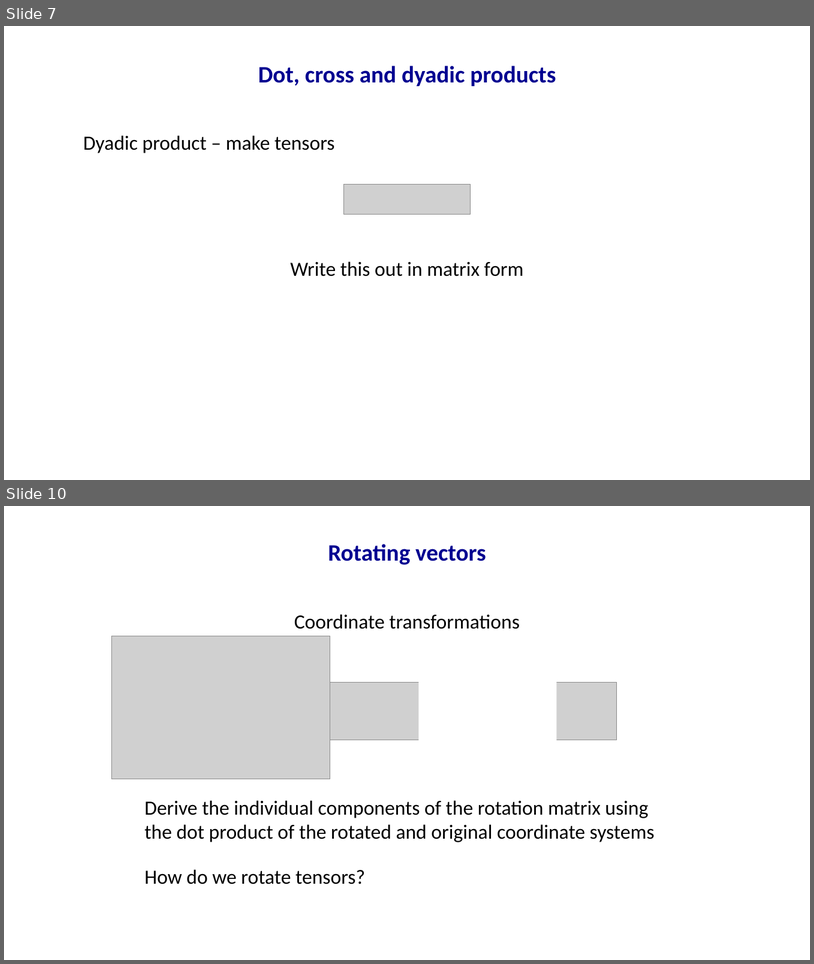
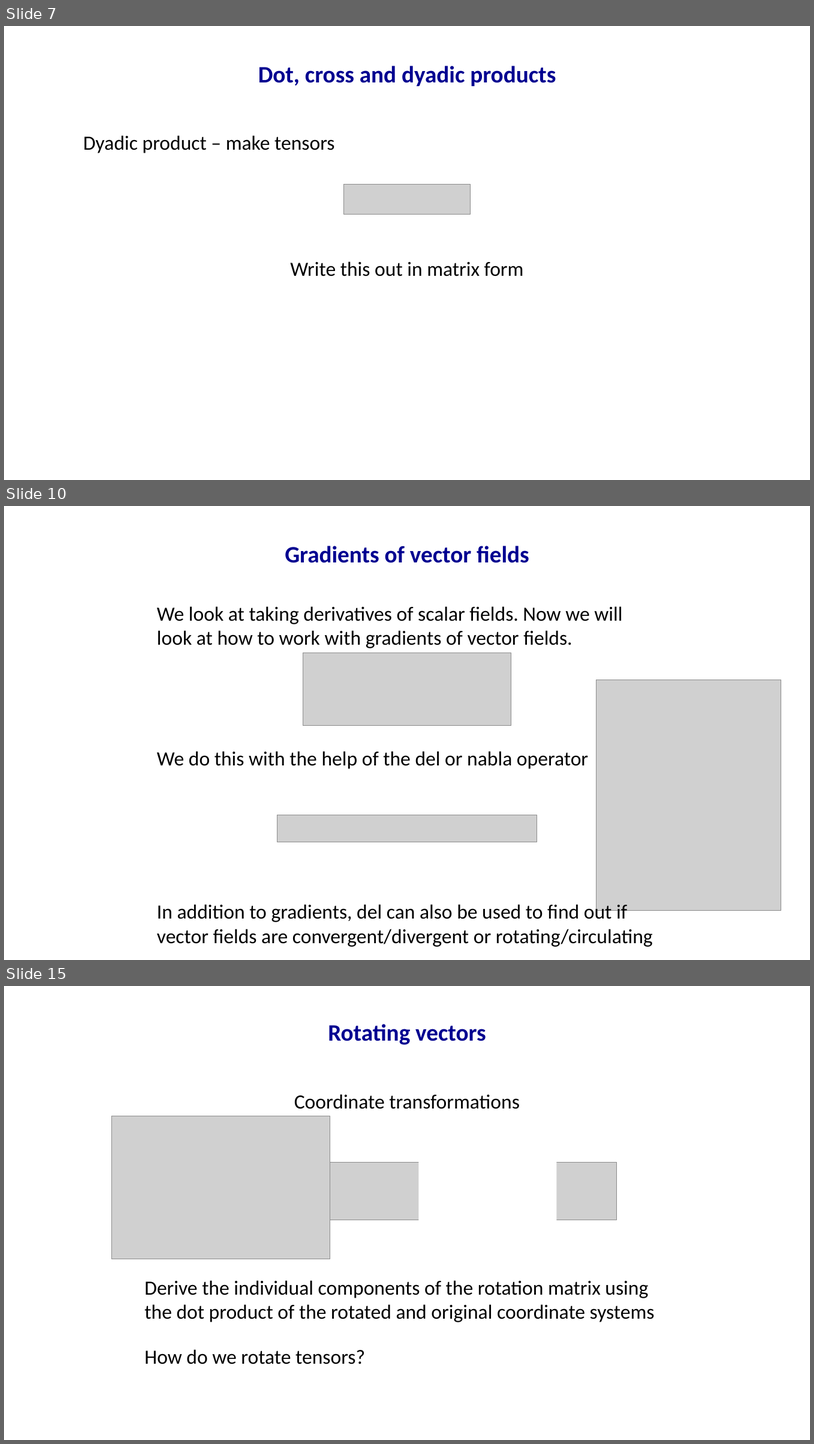
Before and after one commit to mallickrishg/solidmech_course, a slide deck: week1/week1_vectorcalculus.pptx. Shown one above the other, each under a label of ours: slides 7 and 10 before the commit, slides 7, 10 and 15 after it; the slides between them are not shown. The pictures are 814x964 and 814x1444 pixels, drawn with LibreOffice and Linux fonts; fonts in the diff are those of the drawing; grey boxes stand for pictures. Boxes give left, top, right and bottom in pixels: in the first picture for what was removed or moved away, otherwise in the second. Text is boxed around its words. In the diff, an @@ line names an element or a change of style, - is before the commit and + after.

```diff
--- a/week1/week1_vectorcalculus.pptx
+++ b/week1/week1_vectorcalculus.pptx
@@ slide 10 added at (4, 506, 810, 960), background #FFFFFF @@
@@ text added at (285, 546, 530, 563), 28 pt, text #000090, bold @@
+Gradients of vector fields
@@ text added at (157, 606, 623, 648), 24 pt, text #000000 @@
+We look at taking derivatives of scalar fields. Now we will look at how to work with gradients of vector fields.
@@ picture added at (303, 653, 511, 725) @@
@@ picture added at (597, 679, 782, 910) @@
@@ text added at (157, 751, 588, 769), 24 pt, text #000000 @@
+We do this with the help of the del or nabla operator
@@ picture added at (278, 815, 537, 842) @@
@@ text added at (157, 902, 653, 946), 24 pt, text #000000 @@
+In addition to gradients, del can also be used to find out if vector fields are convergent/divergent or rotating/circulating
@@ what was slide 10 is now slide 15 @@
```
Also in this commit, not shown: 7 slides changed, 14 other slides added, 24 other files.
